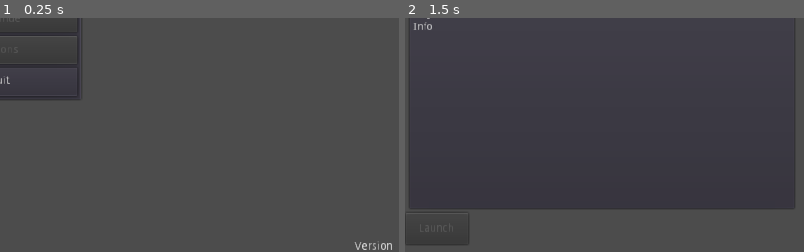
Above: before the commit, frames 1-2 (left to right).
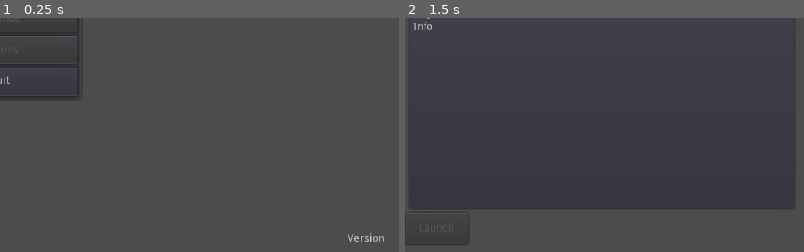
Above: after the commit, the same moments.

Repository: Kessinen/HCSSpace-Origins
Game: Godot game, scene res://Menus/Mainmenu.tscn
Two runs of this game, one before a commit and one after it. Both use one fixed random seed, a clock stepped at 60 frames per second and the inputs below.
Inputs:
- Up to frame 1 (0.25 s): no input
- Up to frame 2 (1.5 s): click "New Game" at 0.5 s; click "-" at 1.25 s
The pictures show only the part of the screen within x 50-100%, y 50-100%; the shares and areas given below are measured in that part.

The runs differ from the first frame. In frame 1, 0.3% of the frame differs, in the area x 86-99%, y 91-100%; in frame 2, nothing differs.

Commit message:
FIX Versioning in main menu

Diff:
--- a/src/Menus/Mainmenu.tscn
+++ b/src/Menus/Mainmenu.tscn
@@ -76,14 +76,15 @@
 text = "Quit"
 
 [node name="lblVersion" type="Label" parent="."]
-margin_left = 411.0
-margin_top = 586.0
-margin_right = 1024.0
-margin_bottom = 600.0
+anchor_right = 1.0
+anchor_bottom = 1.0
+margin_right = -10.0
+margin_bottom = -10.0
 size_flags_horizontal = 3
 size_flags_vertical = 0
 text = "Version: "
 align = 2
+valign = 2
 __meta__ = {
 "_edit_use_anchors_": false
 }
